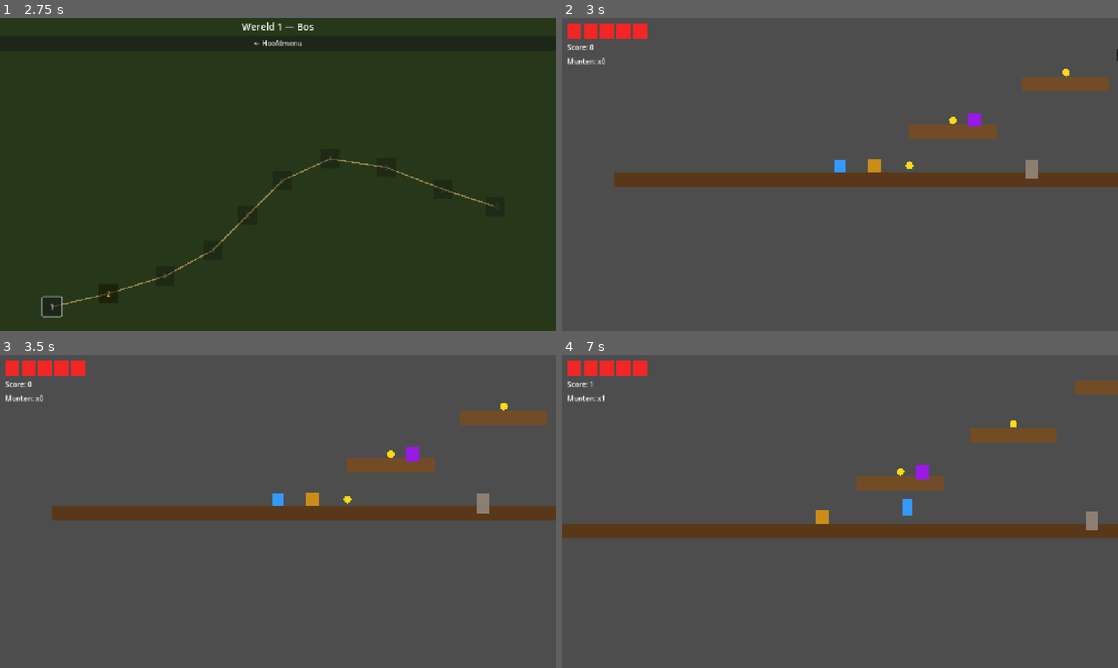
Above: before the commit, frames 1-4 (two rows, left to right).
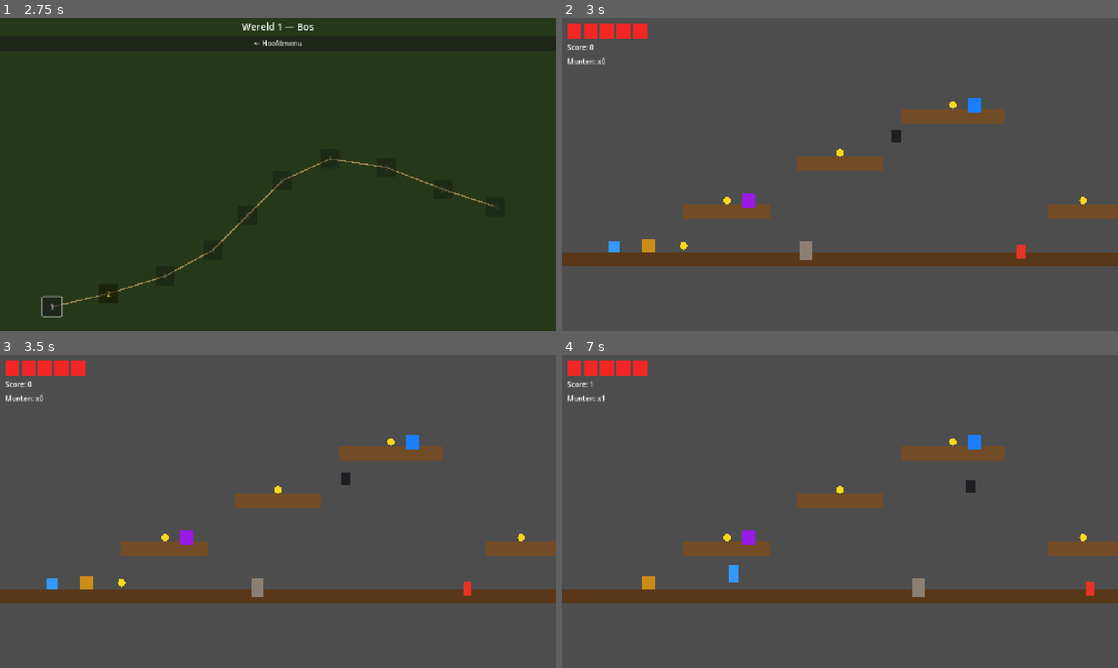
Above: after the commit, the same moments.

Repository: Morningcoffee74/flints-quest
Game: Godot game, scene res://scenes/ui/MainMenu.tscn
Same seed, same stepped clock (60 frames per second), same inputs: the game is played once before the commit and once after it.
Inputs (mouse positions are in pixels of both pictures, inside the frame that each line leads up to):
- Up to frame 1 (2.75 s): click "Nieuw Spel" at 0.5 s; click (250, 89) at 1.27 s; type "Alex" at 1.35 s; click "Aanmaken" at 2 s
- Up to frame 2 (3 s): click "1" at 2.75 s
- Up to frame 3 (3.5 s): no input
- Up to frame 4 (7 s): tap Enter at 3.5, 5.1 s; hold X (punch) 3.53-4.28 s; hold D (move_right) 3.53-5.03 s; tap Space (jump) at 3.77, 4.52, 6.02, 6.77 s; tap Z at 4.35, 6.6 s; hold A (move_left) 5.03-5.78 s; hold D (move_right) from 5.78 s (still down); tap X (punch) at 5.85 s

Frame 1 is identical in both runs. In frame 2, 14% of the frame differs, in the area x 0-100%, y 10-80%; in frame 3, 13%; in frame 4, 15%, in the area x 0-100%, y 8-80%.
Error before the commit: Parse Error: Function "accept_event()" not found in base self. (res://scripts/levels/LevelBase.gd:62)

Commit message:
Fix: accept_event() vervangen door get_viewport().set_input_as_handled() in LevelBase
accept_event() bestaat alleen op Control-nodes, niet op Node2D.

Co-Authored-By: Claude Sonnet 4.6 <noreply@anthropic.com>

Diff:
--- a/scripts/levels/LevelBase.gd
+++ b/scripts/levels/LevelBase.gd
@@ -59,7 +59,7 @@
 	if _level_done or _pause_menu == null:
 		return
 	if event.is_action_pressed("pause") and not (event is InputEventKey and event.echo):
-		accept_event()
+		get_viewport().set_input_as_handled()
 		if _pause_menu.visible:
 			_pause_menu.hide()
 			get_tree().paused = false
